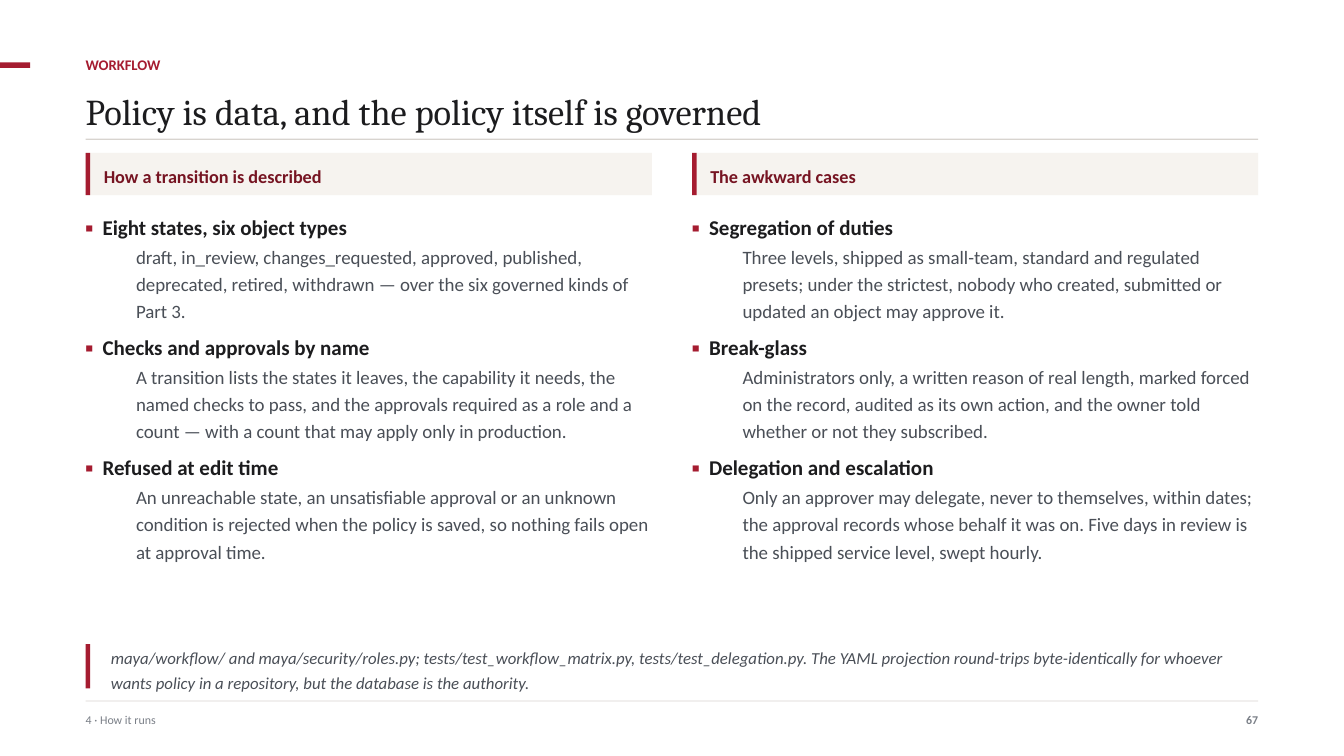
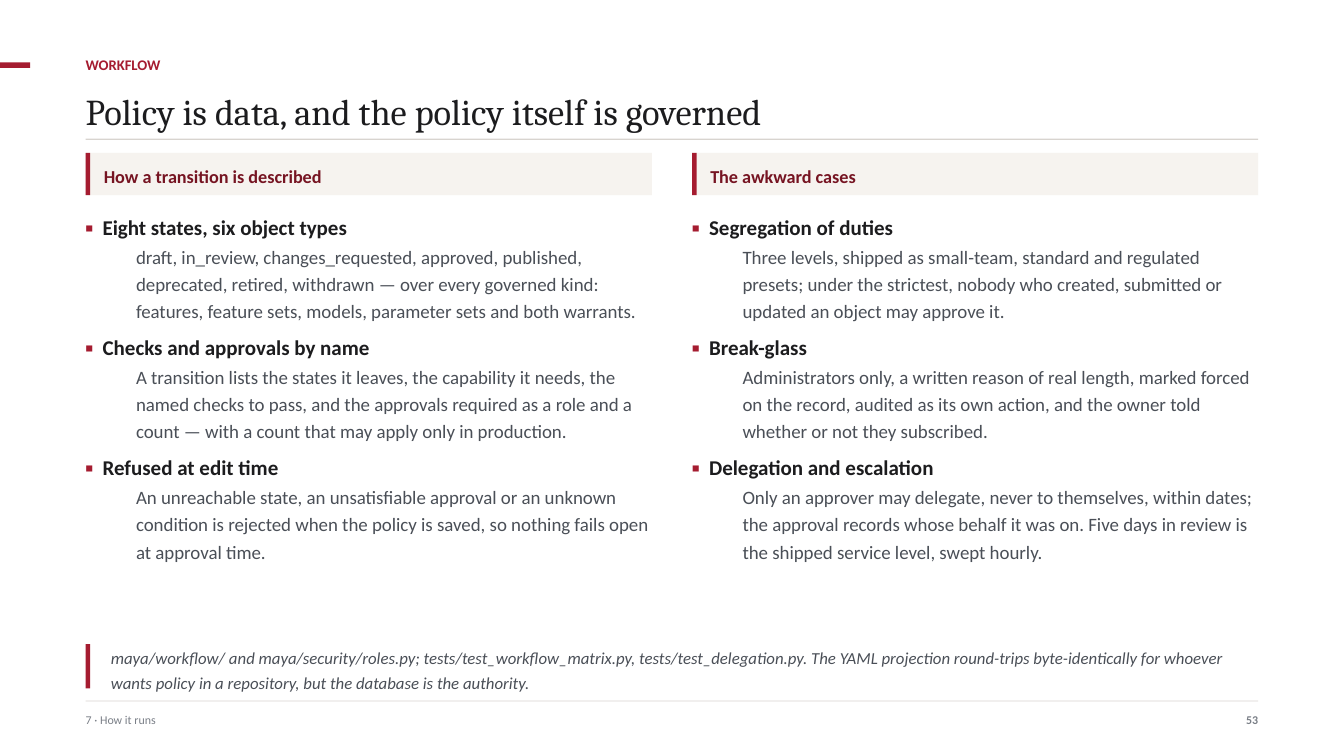
Before and after one commit to ajsinha/maya, a slide deck: slide 53 of docs/MAYA-Model-Management-Formalism-and-System-Design.pptx (slide 67 before the commit). Drawn at 1344x756 pixels with LibreOffice and Linux fonts; fonts in the diff are those of the drawing. Boxes give left, top, right and bottom in pixels: in the first picture for what was removed or moved away, otherwise in the second. Text is boxed around its words. In the diff, an @@ line names an element or a change of style, - is before the commit and + after.

```diff
--- a/docs/MAYA-Model-Management-Formalism-and-System-Design.pptx
+++ b/docs/MAYA-Model-Management-Formalism-and-System-Design.pptx
@@ text at (136,251,636,321): text changed @@
-  draft, in_review, changes_requested, approved, published, deprecated, retired, withdrawn — over the six governed kinds of Part 3.
+  draft, in_review, changes_requested, approved, published, deprecated, retired, withdrawn — over every governed kind: features, feature sets, models, parameter sets and both warrants.
@@ text at (86,716,155,724): text changed @@
-4 · How it runs
+7 · How it runs
@@ text at (1246,716,1258,724): text changed @@
-67
+53
```
Also in this commit, not shown: 42 other slides changed, 27 slides added, 47 slides removed, 12 other files.
